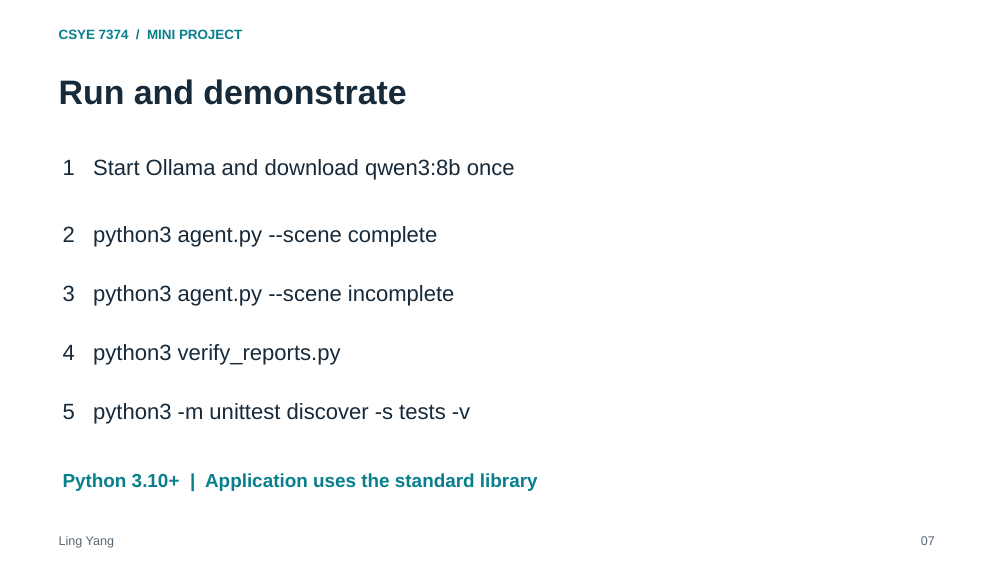
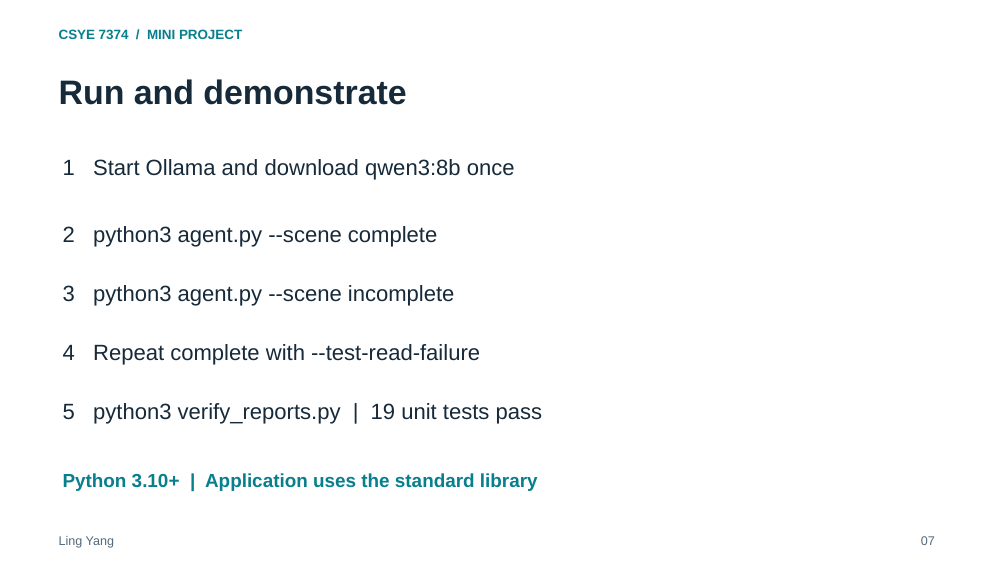
Before and after one commit to ling0021/script-production-checklist-agent, a slide deck: slide 7 of deliverables/Project_Presentation.pptx. Drawn at 1008x567 pixels with LibreOffice and Linux fonts; fonts in the diff are those of the drawing. Boxes give left, top, right and bottom in pixels: in the first picture for what was removed or moved away, otherwise in the second. Text is boxed around its words. In the diff, an @@ line names an element or a change of style, - is before the commit and + after.

```diff
--- a/deliverables/Project_Presentation.pptx
+++ b/deliverables/Project_Presentation.pptx
@@ text at <box>63,344,480,365</box>: text changed @@
-4 python3 verify_reports.py
+4 Repeat complete with --test-read-failure
@@ text at <box>63,403,543,424</box>: text changed @@
-5 python3 -m unittest discover -s tests -v
+5 python3 verify_reports.py | 19 unit tests pass
```
Also in this commit, not shown: 2 other slides changed, 2 slides added, 2 slides removed, 22 other files.
